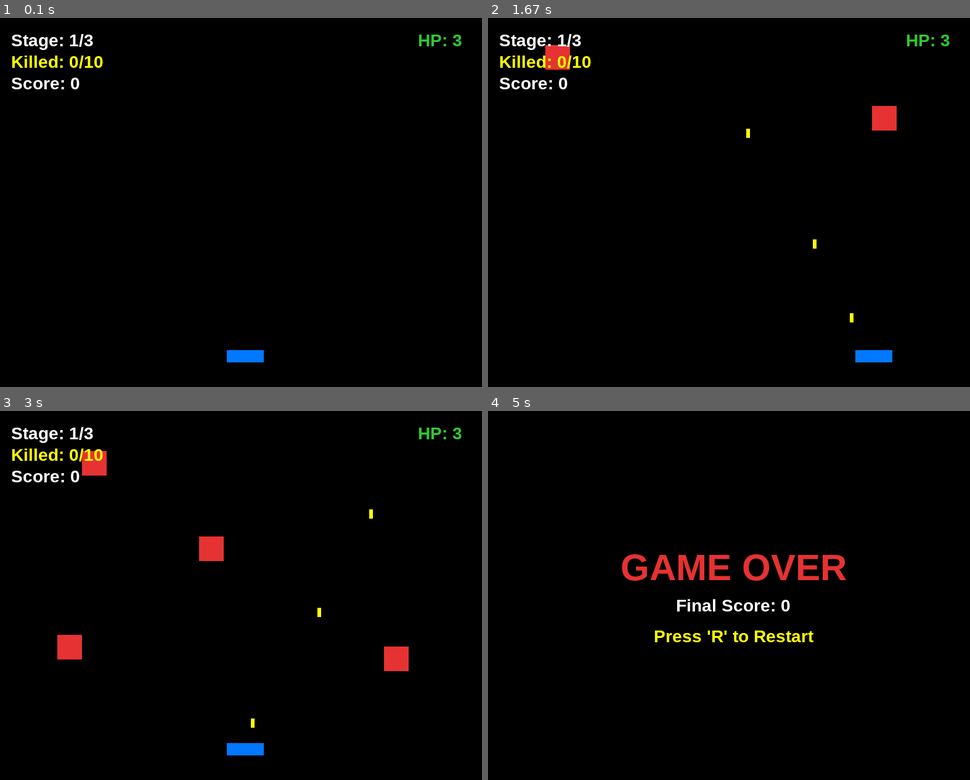
Above: before the commit, frames 1-4 (two rows, left to right).
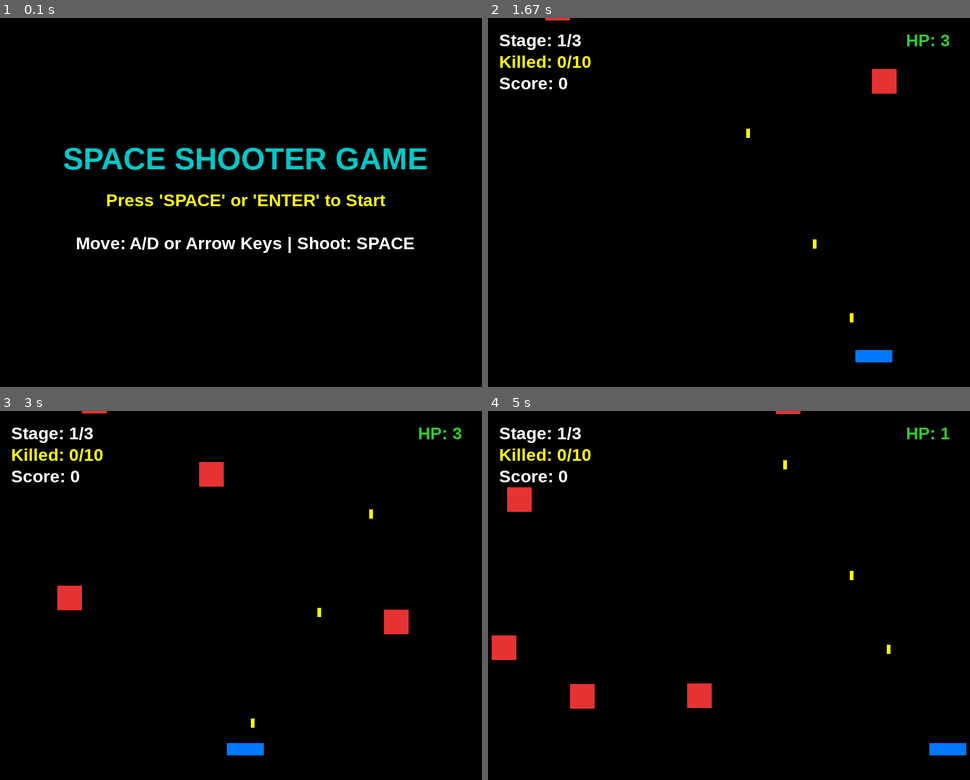
Above: after the commit, the same moments.

Repository: Devving88/pygame-shooter-game
Game: pygame game, started from main.py
The game is run twice, just before and just after one commit, with the same random seed, the same clock (stepped at 60 frames per second) and the same inputs.
Inputs:
- Up to frame 1 (0.1 s): no input
- Up to frame 2 (1.67 s): tap Enter at 0.33 s; tap Space at 0.67, 1.07, 1.37, 1.57 s; hold Right 1-1.47 s; hold Right from 1.5 s (still down)
- Up to frame 3 (3 s): tap Space at 1.87, 2.07, 2.37, 2.63, 2.93 s; release Right at 1.97 s; hold Left 2-2.53 s; hold Left 2.57-2.97 s
- Up to frame 4 (5 s): hold Right 3-3.63 s; tap Space at 3.07, 3.37, 3.73, 4.03, 4.23, 4.53, 4.73 s; hold Left 3.67-4.13 s; hold Right 4.17-4.63 s; hold Right from 4.67 s (still down)

The runs differ from the first frame. In frame 1, 5.2% of the frame differs, in the area x 2-96%, y 4-94%; in frame 2, 1.0%; in frame 3, 2.4%; in frame 4, 5.0%.

Commit message:
feat: add multi-stage progression and game states (menu, playing, game over)

Diff:
--- a/main.py
+++ b/main.py
@@ -20,7 +20,7 @@
 # เริ่มต้นใช้งาน Pygame
 pygame.init()
 screen = pygame.display.set_mode((SCREEN_WIDTH, SCREEN_HEIGHT))
-pygame.display.set_caption("Pygame Step 3: Stage Progression & Game States")
+pygame.display.set_caption("Pygame: Stage Progression & Game States")
 clock = pygame.time.Clock()
 
 # ฟอนต์สำหรับแสดงผล
@@ -50,9 +50,9 @@
 enemy_spawn_timer = 0
 enemy_spawn_interval = 40  # จะถูกปรับตามด่าน
 
-# ระบบด่านและสถานะเกม (Stage Progression & Game States)
-# Game States: "PLAYING", "STAGE_CLEARED", "GAME_OVER", "VICTORY"
-game_state = "PLAYING"
+# ระบบด่านและสถานะเกม (Game States)
+# Game States: "START_SCREEN", "PLAYING", "STAGE_CLEARED", "GAME_OVER", "VICTORY"
+game_state = "START_SCREEN"
 current_stage = 1
 max_stage = 3
 enemies_killed_in_stage = 0
@@ -77,11 +77,11 @@
     bullets.clear()
     enemies.clear()
 
-    # ปรับความยากตามด่าน (เช่น ศัตรูเกิดเร็วขึ้น)
+    # เพิ่มความยาก (อัตราการเกิดและความเร็วศัตรู) ให้สูงขึ้นในด่านที่สูงขึ้น
     if current_stage == 2:
-        enemy_spawn_interval = 32
+        enemy_spawn_interval = 30  # ศัตรูเกิดเร็วขึ้น
     elif current_stage == 3:
-        enemy_spawn_interval = 25
+        enemy_spawn_interval = 20  # ศัตรูเกิดเร็วขึ้นมาก
 
     game_state = "PLAYING"
 
@@ -93,7 +93,10 @@
         if event.type == pygame.QUIT:
             running = False
         elif event.type == pygame.KEYDOWN:
-            if game_state == "GAME_OVER" or game_state == "VICTORY":
+            if game_state == "START_SCREEN":
+                if event.key == pygame.K_SPACE or event.key == pygame.K_RETURN:
+                    reset_game()
+            elif game_state == "GAME_OVER" or game_state == "VICTORY":
                 if event.key == pygame.K_r:
                     reset_game()
             elif game_state == "STAGE_CLEARED":
@@ -131,9 +134,9 @@
             enemy_spawn_timer = 0
             ex = random.randint(0, SCREEN_WIDTH - enemy_width)
             ey = -enemy_height
-            # ความเร็วศัตรูเพิ่มขึ้นตามด่าน
-            min_speed = 3 + (current_stage - 1)
-            max_speed = 6 + (current_stage - 1)
+            # ความเร็วศัตรูเพิ่มขึ้นตามด่านอย่างชัดเจน (Stage 1: 3-5, Stage 2: 5-7, Stage 3: 7-10)
+            min_speed = 3 + (current_stage - 1) * 2
+            max_speed = 5 + (current_stage - 1) * 2
             espeed = random.randint(min_speed, max_speed)
             enemies.append([ex, ey, espeed])
 
@@ -194,7 +197,17 @@
     # 3. วาดภาพกราฟิก (Render / Draw)
     screen.fill(BLACK)
 
-    if game_state == "PLAYING":
+    if game_state == "START_SCREEN":
+        # หน้าจอเมนูหลัก (Start Screen)
+        title_surface = title_font.render("SPACE SHOOTER GAME", True, CYAN)
+        start_prompt = font.render("Press 'SPACE' or 'ENTER' to Start", True, YELLOW)
+        controls_info = font.render("Move: A/D or Arrow Keys | Shoot: SPACE", True, WHITE)
+
+        screen.blit(title_surface, (SCREEN_WIDTH // 2 - title_surface.get_width() // 2, SCREEN_HEIGHT // 2 - 100))
+        screen.blit(start_prompt, (SCREEN_WIDTH // 2 - start_prompt.get_width() // 2, SCREEN_HEIGHT // 2 - 20))
+        screen.blit(controls_info, (SCREEN_WIDTH // 2 - controls_info.get_width() // 2, SCREEN_HEIGHT // 2 + 50))
+
+    elif game_state == "PLAYING":
         # วาดผู้เล่น
         pygame.draw.rect(screen, BLUE, (player_x, player_y, player_width, player_height))
 
@@ -202,7 +215,7 @@
         for bullet in bullets:
             pygame.draw.rect(screen, YELLOW, (bullet[0], bullet[1], bullet_width, bullet_height))
 
-        # วาดศัตรู (เปลี่ยนสีตามด่านเพื่อให้เห็นความแตกต่าง)
+        # วาดศัตรู (เปลี่ยนสีตามด่าน)
         enemy_color = RED if current_stage == 1 else (PURPLE if current_stage == 2 else CYAN)
         for enemy in enemies:
             pygame.draw.rect(screen, enemy_color, (enemy[0], enemy[1], enemy_width, enemy_height))
@@ -221,7 +234,7 @@
     elif game_state == "STAGE_CLEARED":
         # หน้าจอ Stage Cleared
         cleared_title = title_font.render(f"STAGE {current_stage} CLEARED!", True, GREEN)
-        next_prompt = font.render("Press 'SPACE' or 'ENTER' to Next Stage", True, YELLOW)
+        next_prompt = font.render("Press 'SPACE' or 'ENTER' for Next Stage", True, YELLOW)
         score_info = font.render(f"Current Score: {player_score}", True, WHITE)
 
         screen.blit(cleared_title, (SCREEN_WIDTH // 2 - cleared_title.get_width() // 2, SCREEN_HEIGHT // 2 - 80))
@@ -229,7 +242,7 @@
         screen.blit(next_prompt, (SCREEN_WIDTH // 2 - next_prompt.get_width() // 2, SCREEN_HEIGHT // 2 + 50))
 
     elif game_state == "GAME_OVER":
-        # หน้าจอ Game Over
+        # หน้าจอ Game Over (เมื่อ HP หมด) มีปุ่มให้กดเล่นใหม่ (Restart)
         game_over_surface = game_over_font.render("GAME OVER", True, RED)
         final_score_surface = font.render(f"Final Score: {player_score}", True, WHITE)
         restart_surface = font.render("Press 'R' to Restart", True, YELLOW)
